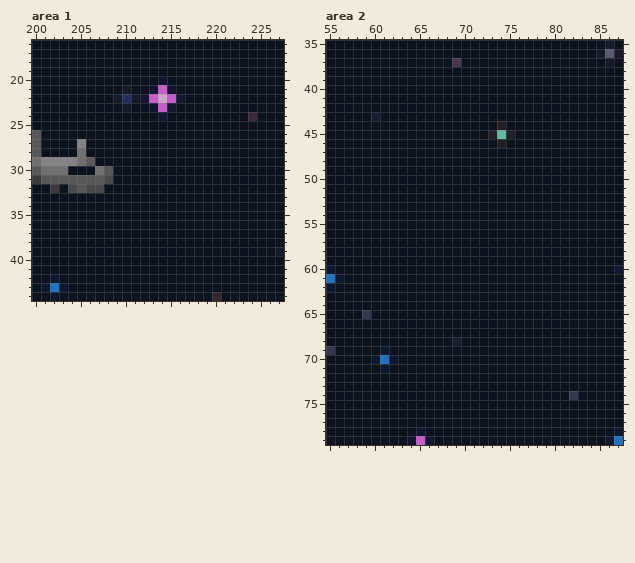
Two states of a pixel-art file, concepting/screen1.ase. The picture above is the old version.
320x180 pixels, 1 frame. Colours within 5 levels of each other are drawn and written as one. Shown: area 1: x 200..227, y 16..44; area 2: x 55..87, y 35..79. The commit also changed other parts of the picture, which this record leaves out.
And afterwards:
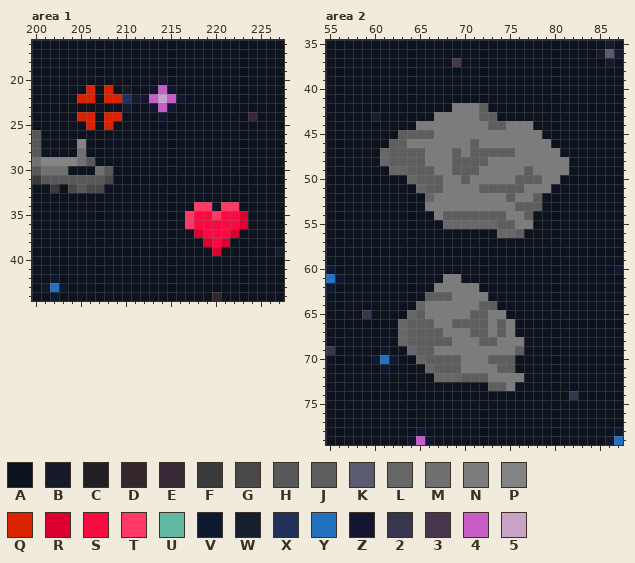
Palette (. is transparent): A #0c121e  B #171a2b  C #221f25  D #34272e  E #382936  F #3a3a3a  G #494949  H #585858  J #5e5e5e  K #5a5a70  L #676767  M #707070  N #7c7c7c  P #848484  Q #da2201  R #dc0031  S #f90b41  T #ff3865  U #63b8a4  V #0c1930  W #162030  X #22315c  Y #2372c0  Z #131531  2 #36364f  3 #48364f  4 #c75dc7  5 #c7a4c7
From old to new:
layer "asteroids" added
layer "particles" added
Changed rows in their new state; - is an unchanged pixel.
Area 1, layer "particles":
first column x 205:
21 -Q-Q-
22 QQ-QQ
24 QQ-QQ
25 -Q-Q-
first column x 217:
34 -TT-TT-
35 TSSTSSR
36 TSSSSSR
37 -RSSSR-
38 --RSR--
39 ---R---
Area 2, layer "asteroids":
first column x 61:
42 --------NNNJ---------
43 ------NNNNNJJ--------
44 ----NNNNNNNNJJNNN----
45 --JJJJNNNNNNNNNNNN---
46 -JJNNNNNNNJNNNNNNNN--
47 LJJJJNNNJNJJJJJNNNNN-
48 LJJJJNNNJJJJNNNNNNNNN
49 -LLJJJNNJJJNNNNNJNNNN
50 ---LJJJNNJNNNNNJJJNN-
51 ----LJJNNNNJJJJJNNN--
52 -----LNNNNNNNNJNNJ---
53 -----NNNNNNNNNNJJJ---
54 ------NJJJJJJJNNJ----
55 -------LLLLLLJJNN----
56 -------------LLJ-----
first column x 63:
61 -----NN-------
62 ----NNNNN-----
63 ---JJJNNNN----
64 --LNNNNNNJJ---
65 -LJNNNNNJJNN--
66 LJJJNNJJJJNJN-
67 LJJJJNNNJJNJN-
68 LJJJJJNNNJJNNN
69 -LJJNNNNNNNNNJ
70 --LJJJJNNNJJJ-
71 ---LJJJNNNNJJ-
72 ----LLLJJJNNNN
73 ----------JJN-
